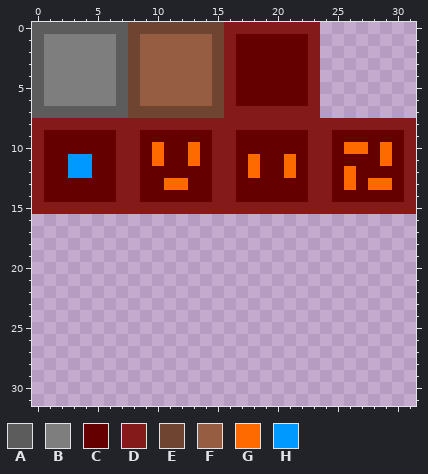
Two states of a pixel-art sprite, godot/assets/blocks.png. The picture above was drawn from the file before the commit.
The file is 32x32 pixels.
Palette (. is transparent): A #5c5c5c  B #7e7e7e  C #640000  D #851a1a  E #6f4431  F #975d43  G #ff6a00  H #0099ff
Pixels before, first column x 0:
 0 AAAAAAAAEEEEEEEEDDDDDDDD........
 1 ABBBBBBAEFFFFFFEDCCCCCCD........
 2 ABBBBBBAEFFFFFFEDCCCCCCD........
 3 ABBBBBBAEFFFFFFEDCCCCCCD........
 4 ABBBBBBAEFFFFFFEDCCCCCCD........
 5 ABBBBBBAEFFFFFFEDCCCCCCD........
 6 ABBBBBBAEFFFFFFEDCCCCCCD........
 7 AAAAAAAAEEEEEEEEDDDDDDDD........
 8 DDDDDDDDDDDDDDDDDDDDDDDDDDDDDDDD
 9 DCCCCCCDDCCCCCCDDCCCCCCDDCCCCCCD
10 DCCCCCCDDCGCCGCDDCCCCCCDDCGGCGCD
11 DCCHHCCDDCGCCGCDDCGCCGCDDCCCCGCD
12 DCCHHCCDDCCCCCCDDCGCCGCDDCGCCCCD
13 DCCCCCCDDCCGGCCDDCCCCCCDDCGCGGCD
14 DCCCCCCDDCCCCCCDDCCCCCCDDCCCCCCD
15 DDDDDDDDDDDDDDDDDDDDDDDDDDDDDDDD
After:
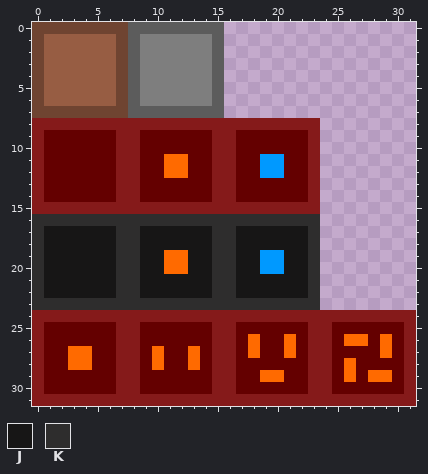
Colours new in this view: J #171616  K #2e2d2d
Diff:
colour A: #5c5c5c -> #6f4431
colour B: #7e7e7e -> #975d43
colour E: #6f4431 -> #5c5c5c
colour F: #975d43 -> #7e7e7e
y 0: x 16..23 DDDDDDDD -> ........
y 1..6: x 16..23 DCCCCCCD -> ........
y 7: x 16..23 DDDDDDDD -> ........
y 8: x 24..31 DDDDDDDD -> ........
y 9: x 24..31 DCCCCCCD -> ........
y 10: x 10 G -> C; x 13 G -> C; x 24..31 DCGGCGCD -> ........
y 11: x 3..4 HH -> CC; x 10..13 GCCG -> CGGC; x 18..21 GCCG -> CHHC; x 24..31 DCCCCGCD -> ........
y 12: x 3..4 HH -> CC; x 11..12 CC -> GG; x 18..21 GCCG -> CHHC; x 24..31 DCGCCCCD -> ........
y 13: x 11..12 GG -> CC; x 24..31 DCGCGGCD -> ........
y 14: x 24..31 DCCCCCCD -> ........
y 15: x 24..31 DDDDDDDD -> ........
y 16: x 0..23 ........................ -> KKKKKKKKKKKKKKKKKKKKKKKK
y 17..18: x 0..23 ........................ -> KJJJJJJKKJJJJJJKKJJJJJJK
y 19..20: x 0..23 ........................ -> KJJJJJJKKJJGGJJKKJJHHJJK
y 21..22: x 0..23 ........................ -> KJJJJJJKKJJJJJJKKJJJJJJK
y 23: x 0..23 ........................ -> KKKKKKKKKKKKKKKKKKKKKKKK
y 24: x 0..31 ................................ -> DDDDDDDDDDDDDDDDDDDDDDDDDDDDDDDD
y 25: x 0..31 ................................ -> DCCCCCCDDCCCCCCDDCCCCCCDDCCCCCCD
y 26: x 0..31 ................................ -> DCCCCCCDDCCCCCCDDCGCCGCDDCGGCGCD
y 27: x 0..31 ................................ -> DCCGGCCDDCGCCGCDDCGCCGCDDCCCCGCD
y 28: x 0..31 ................................ -> DCCGGCCDDCGCCGCDDCCCCCCDDCGCCCCD
y 29: x 0..31 ................................ -> DCCCCCCDDCCCCCCDDCCGGCCDDCGCGGCD
y 30: x 0..31 ................................ -> DCCCCCCDDCCCCCCDDCCCCCCDDCCCCCCD
y 31: x 0..31 ................................ -> DDDDDDDDDDDDDDDDDDDDDDDDDDDDDDDD
